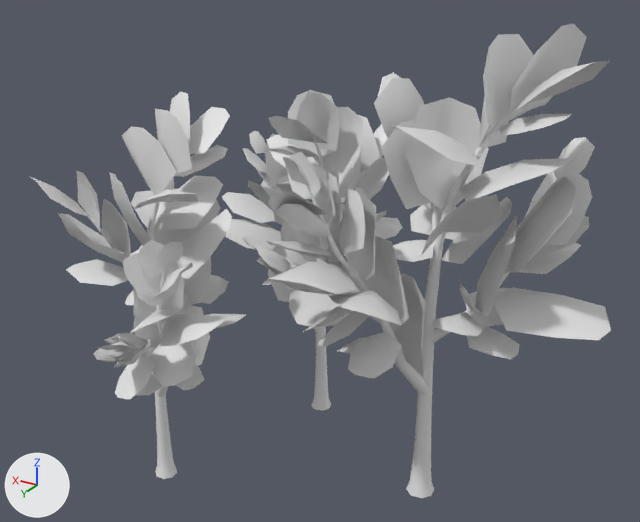
What one commit did to the OBJ model models/tree3.obj.
Both versions are drawn from a camera (50 mm lens) standing at (-9.41, 15.75, 11.58) and looking at (-1.36, 2.32, 4.87). Lighting does not change. The marker at lower left points along +X, +Y and +Z. Materials are left out; every surface is plain grey. Where no turn or scale is listed for an object, it has been applied to the vertices.

Script lines for the objects in view, before the commit:
```python
me_circle_005_circle_020 = bpy.data.meshes.new('Circle.005_Circle.020')
me_circle_005_circle_020.from_pydata(...)  # 720 vertices, 693 faces; spans x -1.06..3.26, y 1.3..6.6, z -0.08..7.78
me_circle_005_circle_020.materials.append(mat_material)
me_circle_009_circle_019 = bpy.data.meshes.new('Circle.009_Circle.019')
me_circle_009_circle_019.from_pydata(...)  # 720 vertices, 693 faces; spans x -6.6..-0.34, y -0.59..4.92, z -0.09..9.46
me_circle_009_circle_019.materials.append(mat_material)
me_plane_046 = bpy.data.meshes.new('Plane.046')
me_plane_046.from_pydata(...)  # 10 vertices, 10 faces; spans x -1.181..-0.075, y 0.235..0.807, z 6.037..7.378
me_plane_046.materials.append(mat_material)
ob_circle_005_circle_020 = bpy.data.objects.new('Circle.005_Circle.020', me_circle_005_circle_020)
ob_circle_005_circle_020.location = (0.0, 0.0, 0.0)
ob_circle_009_circle_019 = bpy.data.objects.new('Circle.009_Circle.019', me_circle_009_circle_019)
ob_circle_009_circle_019.location = (0.0, 0.0, 0.0)
ob_plane_046 = bpy.data.objects.new('Plane.046', me_plane_046)
ob_plane_046.location = (0.0, 0.0, 0.0)
# also in view: 'Plane.051_Plane.151' at (-0.33, 0.8, 7.06); 'Plane.045' at (-0.34, -0.09, 5.81); 'Plane.048' at (-0.43, 1.56, 7.14); 'Plane.040' at (-0.6, -0.74, 5.38); 'Circle' at (-0.13, 0.49, 3.49)
```
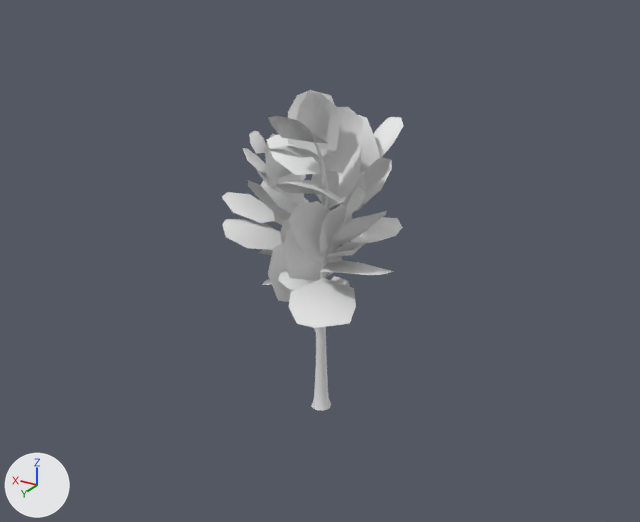
Boxes [x1, y1, x2, y2] around the edits, measured in the pictures (640 x 522 px):
'Circle.009_Circle.019', deleted: before [242, 23, 611, 498]
'Circle.005_Circle.020', deleted: before [29, 91, 247, 479]
'Plane.024', unchanged, uncovered by the edit: before [290, 202, 332, 261]; after [288, 201, 337, 263]

The change, as a diff of the scene's bpy script:
```diff
--- a/models/tree3.obj.py
+++ b/models/tree3.obj.py
@@ ob_circle_005_circle_020 @@
-ob_circle_005_circle_020 = bpy.data.objects.new('Circle.005_Circle.020', me_circle_005_circle_020)
-ob_circle_005_circle_020.location = (0.0, 0.0, 0.0)
@@ ob_circle_009_circle_019 @@
-ob_circle_009_circle_019 = bpy.data.objects.new('Circle.009_Circle.019', me_circle_009_circle_019)
-ob_circle_009_circle_019.location = (0.0, 0.0, 0.0)
```
